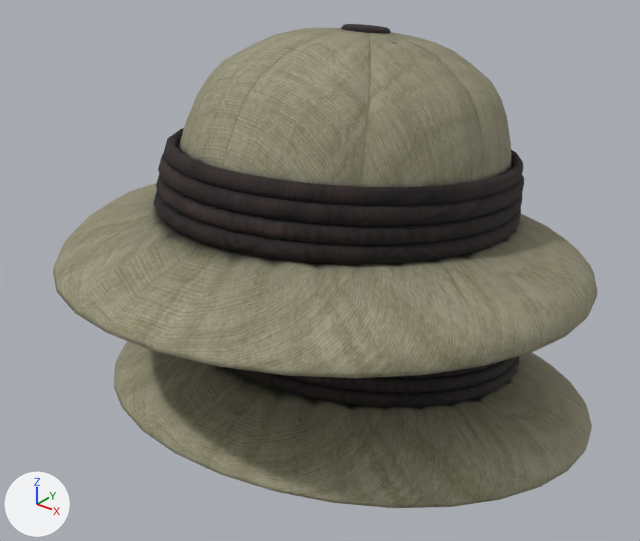
The glTF model packages/3d-avatar-maker/assets/models/packs/3d-avatar-maker-wardrobe-accessories/outfit-drednicolson_pith_helmet.glb: old version first, new version second.
Camera for both pictures: a 50 mm lens placed at (0.294, -0.439, 1.902), pointed at (-0.006, -0.064, 1.669). Lighting does not change. The marker at lower left points along +X, +Y and +Z. The older version comes first. Vertices at exactly the same position are counted once.

In view in the first picture: 'female', 'male'.
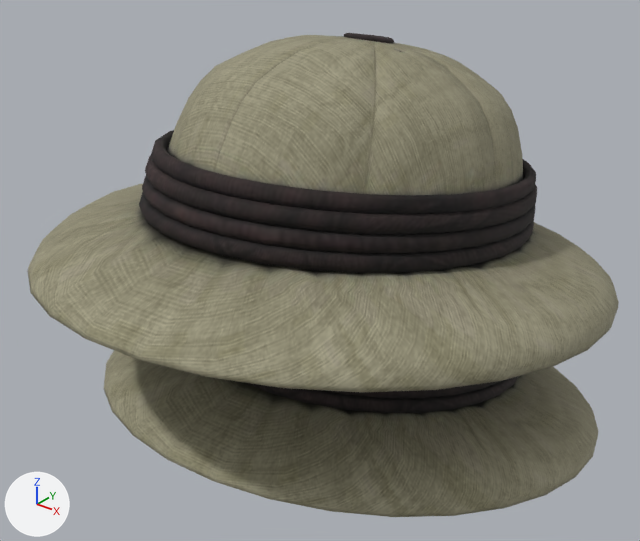
Where the change shows, as pixel boxes (x1, y1, x2, y2) in the pictures (640 x 541 px; the box of a moved part takes in the faces that stretch with it):
'male', reshaped (9% wider)
    before: (53, 24, 597, 378)
    after: (27, 33, 619, 392)
'female', reshaped
    before: (113, 341, 592, 508)
    after: (104, 350, 598, 517)
part 1 of me_female_012, moved or reshaped
    before: (113, 341, 592, 508)
    after: (104, 350, 598, 517)
part 2 of me_female_012, moved or reshaped (not visible afterwards)
    before: (382, 361, 502, 378)
part 3 of me_female_012, moved or reshaped
    before: (278, 357, 517, 393)
    after: (322, 381, 501, 398)
part 4 of me_female_012, moved or reshaped
    before: (230, 356, 519, 407)
    after: (243, 376, 519, 413)
part 5 of me_male_005, moved or reshaped
    before: (178, 24, 512, 187)
    after: (167, 33, 523, 195)
part 6 of me_male_005, moved or reshaped
    before: (53, 183, 597, 378)
    after: (27, 184, 619, 392)
part 7 of me_male_005, moved or reshaped
    before: (158, 153, 524, 226)
    after: (145, 155, 537, 234)
part 8 of me_male_005, moved or reshaped
    before: (156, 173, 522, 245)
    after: (142, 176, 535, 253)
part 9 of me_male_005, moved or reshaped
    before: (153, 191, 521, 264)
    after: (139, 192, 534, 273)
part 10 of me_male_005, moved or reshaped
    before: (164, 128, 523, 206)
    after: (151, 130, 536, 215)

The change, as a diff of the scene's bpy script:
```diff
--- a/packages/3d-avatar-maker/assets/models/packs/3d-avatar-maker-wardrobe-accessories/outfit-drednicolson_pith_helmet.glb.py
+++ b/packages/3d-avatar-maker/assets/models/packs/3d-avatar-maker-wardrobe-accessories/outfit-drednicolson_pith_helmet.glb.py
@@ me_female_012 @@
-me_female_012.from_pydata(...)  # 2380 vertices, 4676 faces; spans x -0.152..0.152, y -0.192..0.125, z 1.543..1.704
+me_female_012.from_pydata(...)  # 2380 vertices, 4676 faces; spans x -0.157..0.157, y -0.198..0.128, z 1.54..1.702
+# me_female_012 part 1: the loose piece of 534 vertices spanning x -0.152..0.152, y -0.192..0.125, z 1.543..1.697 is multiplied about its middle by the matrix ((1.032, 0.001, 0.0), (0.0, 1.028, 0.007), (0.0, -0.009, 0.995)), then moved by (0.0, -0.001, -0.002)
+# me_female_012 part 2: the loose piece of 256 vertices spanning x -0.099..0.099, y -0.134..0.085, z 1.601..1.657 is scaled about its middle by (1.03, 1.02, 1.04), then moved by (0.0, -0.001, -0.002)
+# me_female_012 part 3: the loose piece of 256 vertices spanning x -0.099..0.099, y -0.136..0.084, z 1.593..1.648 is scaled about its middle by (1.03, 1.02, 1.04), then moved by (0.0, -0.001, -0.002)
+# me_female_012 part 4: the loose piece of 256 vertices spanning x -0.1..0.1, y -0.138..0.084, z 1.584..1.64 is scaled about its middle by (1.03, 1.03, 1.04), then moved by (0.0, -0.001, -0.002)
+# other edits to the shape of me_female_012 do not show in these pictures
 me_female_012.materials.append(mat_drednicolson_pith_helmet_female_felt)
@@ me_male_005 @@
-me_male_005.from_pydata(...)  # 2380 vertices, 4676 faces; spans x -0.148..0.148, y -0.225..0.117, z 1.648..1.811
+me_male_005.from_pydata(...)  # 2380 vertices, 4676 faces; spans x -0.16..0.16, y -0.237..0.128, z 1.64..1.806
+# me_male_005 part 5: the loose piece of 822 vertices spanning x -0.088..0.088, y -0.152..0.065, z 1.716..1.811 is multiplied about its middle by the matrix ((1.08, 0.0, 0.0), (0.0, 1.057, 0.025), (0.0, -0.036, 0.982)), then moved by (0.0, 0.001, -0.004)
+# me_male_005 part 6: the loose piece of 534 vertices spanning x -0.148..0.148, y -0.225..0.117, z 1.648..1.803 is multiplied about its middle by the matrix ((1.086, 0.0, 0.0), (0.0, 1.068, 0.016), (0.0, -0.034, 0.986)), then moved by (0.0, 0.0, -0.003)
+# me_male_005 part 7: the loose piece of 256 vertices spanning x -0.096..0.096, y -0.162..0.074, z 1.708..1.752 is multiplied about its middle by the matrix ((1.084, 0.0, 0.0), (0.0, 1.065, 0.017), (0.0, -0.033, 0.99)), then moved by (0.0, 0.001, -0.004)
+# me_male_005 part 8: the loose piece of 256 vertices spanning x -0.097..0.097, y -0.165..0.073, z 1.698..1.743 is multiplied about its middle by the matrix ((1.085, 0.0, 0.0), (0.0, 1.066, 0.018), (0.0, -0.033, 0.991)), then moved by (0.0, 0.0, -0.003)
+# me_male_005 part 9: the loose piece of 256 vertices spanning x -0.097..0.097, y -0.167..0.072, z 1.689..1.734 is multiplied about its middle by the matrix ((1.085, 0.0, 0.0), (0.0, 1.067, 0.019), (0.0, -0.032, 0.992)), then moved by (0.0, 0.0, -0.003)
+# me_male_005 part 10: the loose piece of 256 vertices spanning x -0.094..0.094, y -0.158..0.073, z 1.717..1.761 is multiplied about its middle by the matrix ((1.083, 0.0, 0.0), (0.0, 1.064, 0.016), (0.0, -0.033, 0.992)), then moved by (0.0, 0.001, -0.004)
 me_male_005.materials.append(mat_drednicolson_pith_helmet_male_felt)
```
